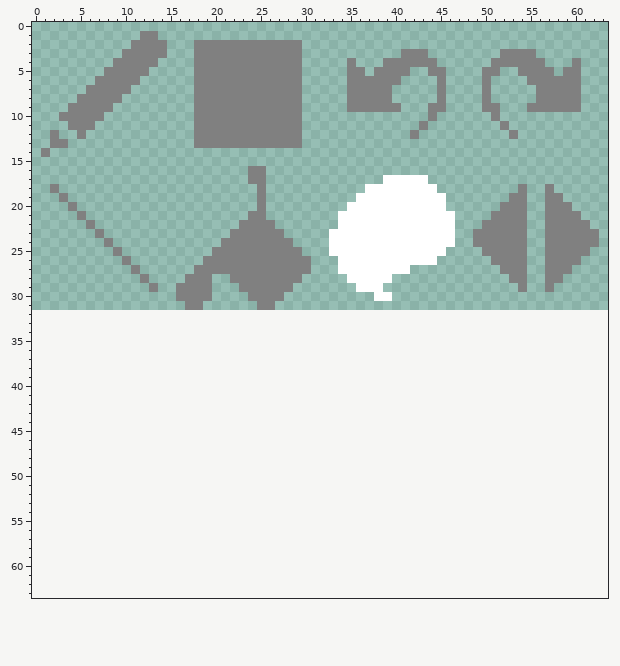
Two states of a pixel-art sprite, Assets/tool_icon.png. Above, as it was before the edit.
The file is 64x32 pixels. The old version is drawn lined up with the new one, on the new canvas.
Once edited:
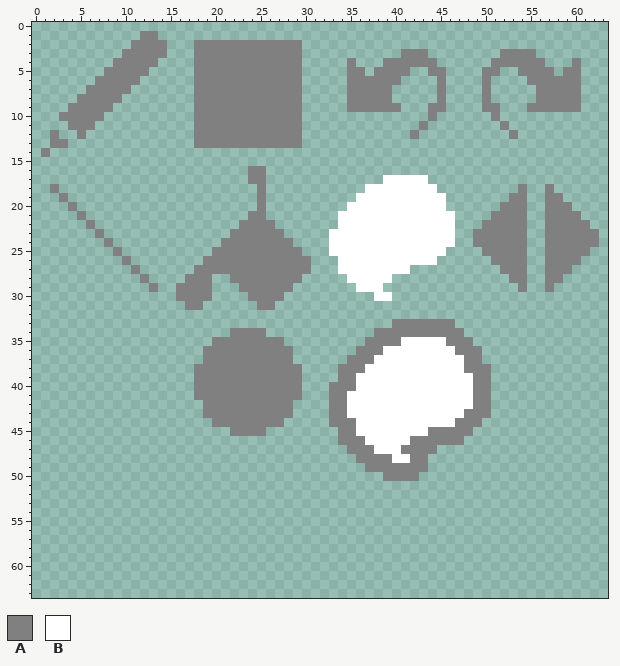
Palette (. is transparent): A #808080  B #ffffff
The exact change:
canvas 64x32 -> 64x64
Changed rows in their new state; - is an unchanged pixel.
first column x 18:
33 ----------------------AAAAAAA----
34 ----AAAA------------AAAAAAAAAA---
35 --AAAAAAAA---------AAAABBBBBAAA--
36 -AAAAAAAAAA-------AAABBBBBBBBAAA-
37 -AAAAAAAAAA------AAABBBBBBBBBBAA-
38 AAAAAAAAAAAA----AAABBBBBBBBBBBAAA
39 AAAAAAAAAAAA----AABBBBBBBBBBBBBAA
40 AAAAAAAAAAAA---AAABBBBBBBBBBBBBAA
41 AAAAAAAAAAAA---AABBBBBBBBBBBBBBAA
42 -AAAAAAAAAA----AABBBBBBBBBBBBBBAA
43 -AAAAAAAAAA----AABBBBBBBBBBBBBAAA
44 --AAAAAAAA-----AAABBBBBBBBBBBAAA-
45 ----AAAA--------AABBBBBBBBAAAAA--
46 ----------------AAABBBBBAAAAAA---
47 -----------------AAABBBAAAA------
48 ------------------AAAABBAA-------
49 -------------------AAAAAAA-------
50 ---------------------AAAA--------
Where, in picture pixels (left, top, right, bottom), the same in both pictures:
added: (329, 319, 491, 481)
added: (194, 328, 302, 436)
